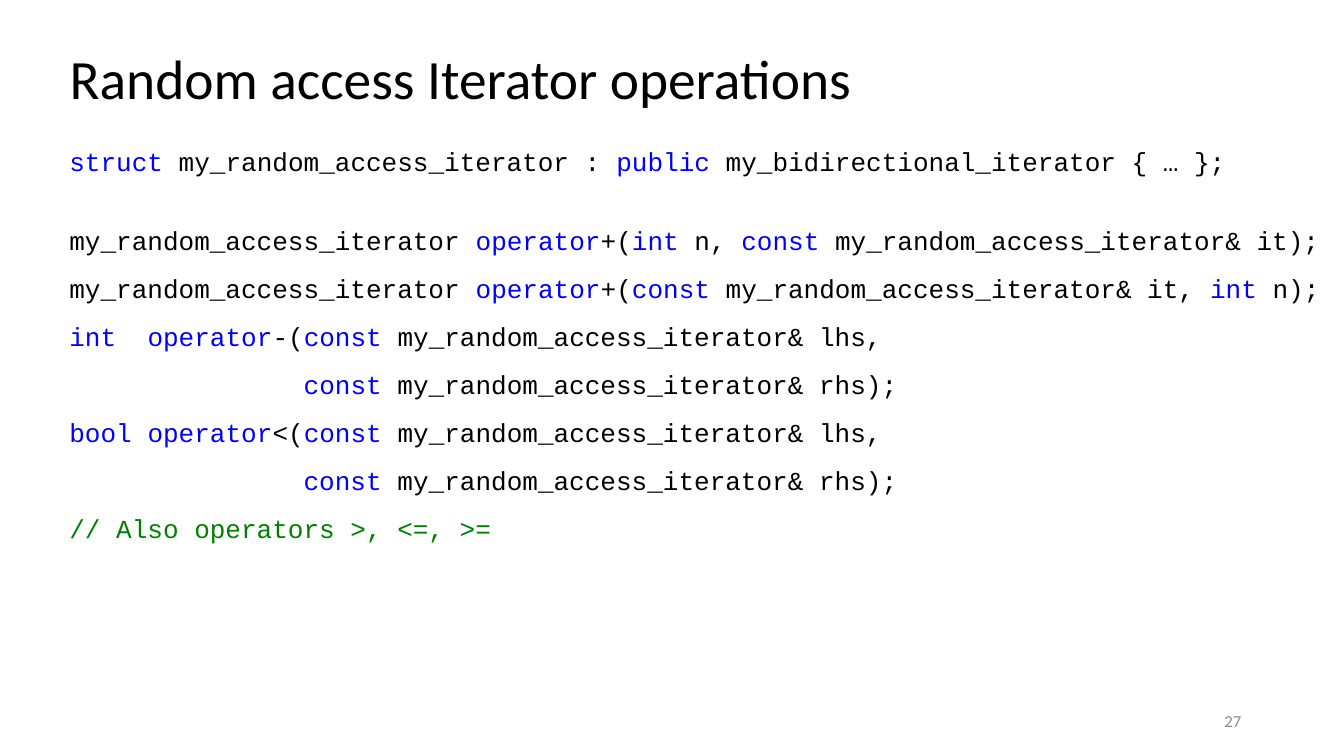
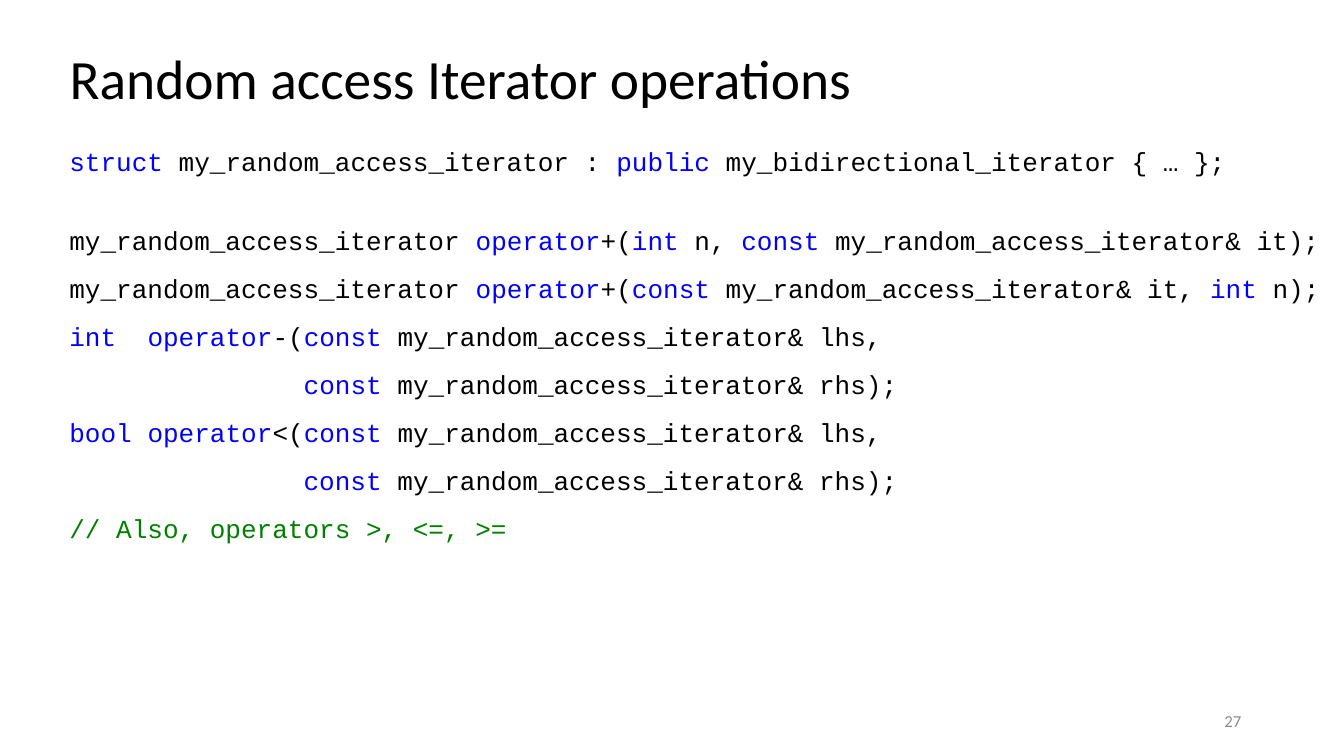
Before and after one commit to rarutyun/cpp-courses, a slide deck: slide 27 of 08_iterators/08_iterators.pptx. Drawn at 1344x756 pixels with LibreOffice and Linux fonts; fonts in the diff are those of the drawing. Boxes give left, top, right and bottom in pixels: in the first picture for what was removed or moved away, otherwise in the second. Text is boxed around its words. In the diff, an @@ line names an element or a change of style, - is before the commit and + after.

Commit message:
The iterators lecture minor improvements (#20)

```diff
--- a/08_iterators/08_iterators.pptx
+++ b/08_iterators/08_iterators.pptx
@@ text at [116,519,351,544]: text changed @@
-// Also operators >, <=, >=
+// Also, operators >, <=, >=
```
Also in this commit, not shown: 13 other slides changed.
